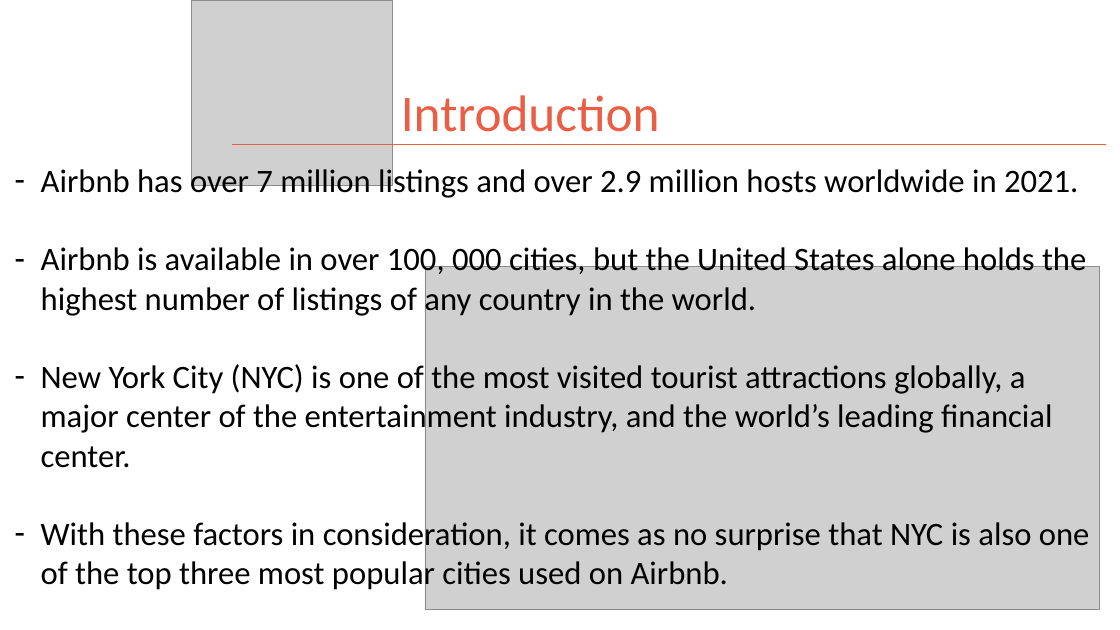
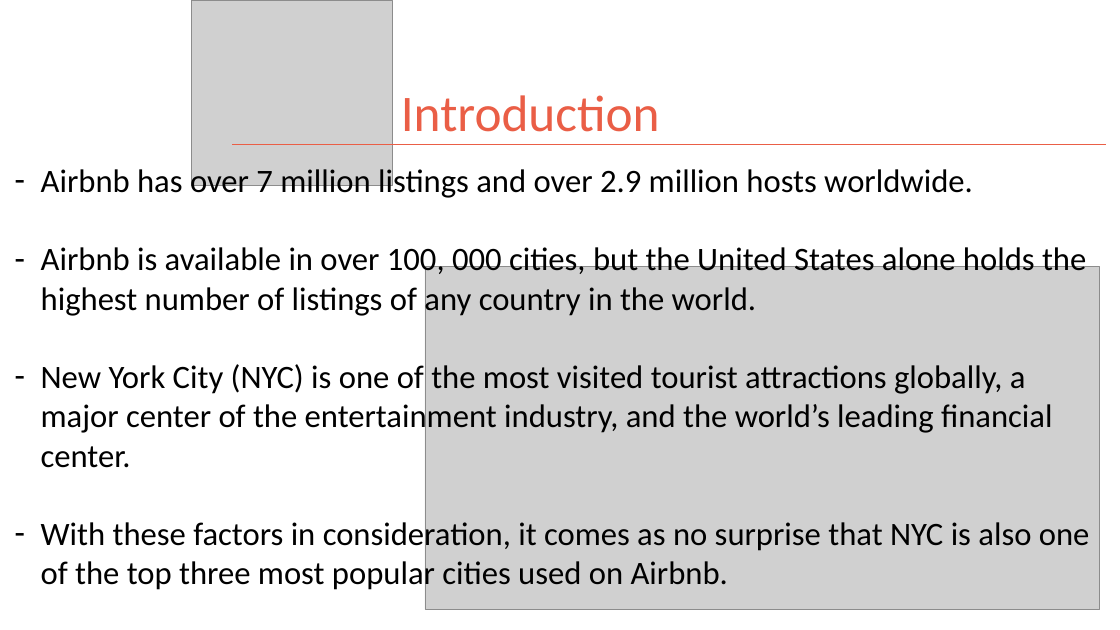
Before and after one commit to kman4/Airbnb_analysis_NYC, a slide deck: slide 2 of Airbnb NYC Analysis Presentation Deck.pptx. Drawn at 1120x630 pixels with LibreOffice and Linux fonts; fonts in the diff are those of the drawing; grey boxes stand for pictures. Boxes give left, top, right and bottom in pixels: in the first picture for what was removed or moved away, otherwise in the second. Text is boxed around its words. In the diff, an @@ line names an element or a change of style, - is before the commit and + after.

```diff
--- a/Airbnb NYC Analysis Presentation Deck.pptx
+++ b/Airbnb NYC Analysis Presentation Deck.pptx
@@ text at (x1=41, y1=165, x2=973, y2=200): text changed @@
-– Airbnb has over 7 million listings and over 2.9 million hosts worldwide in 2021.
+– Airbnb has over 7 million listings and over 2.9 million hosts worldwide.
```
Also in this commit, not shown: 8 other slides changed, 7 slides added, 2 slides removed.
